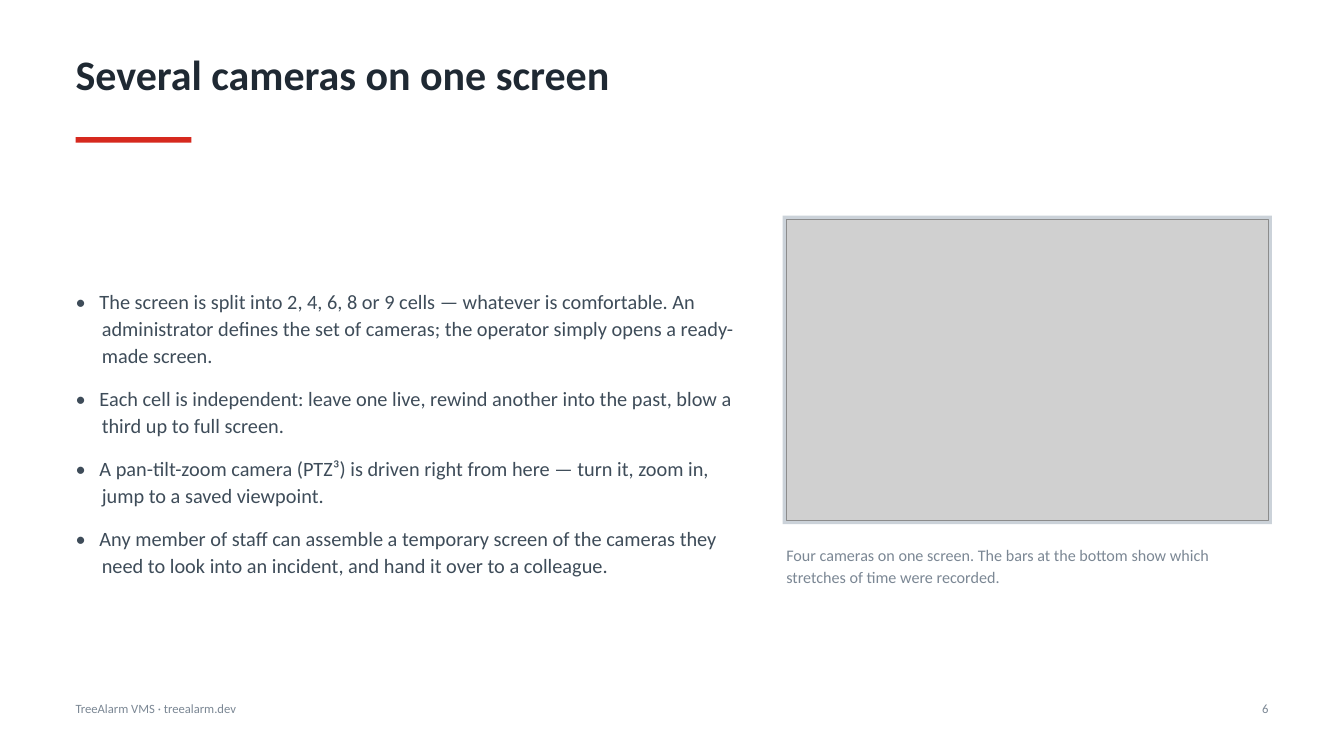
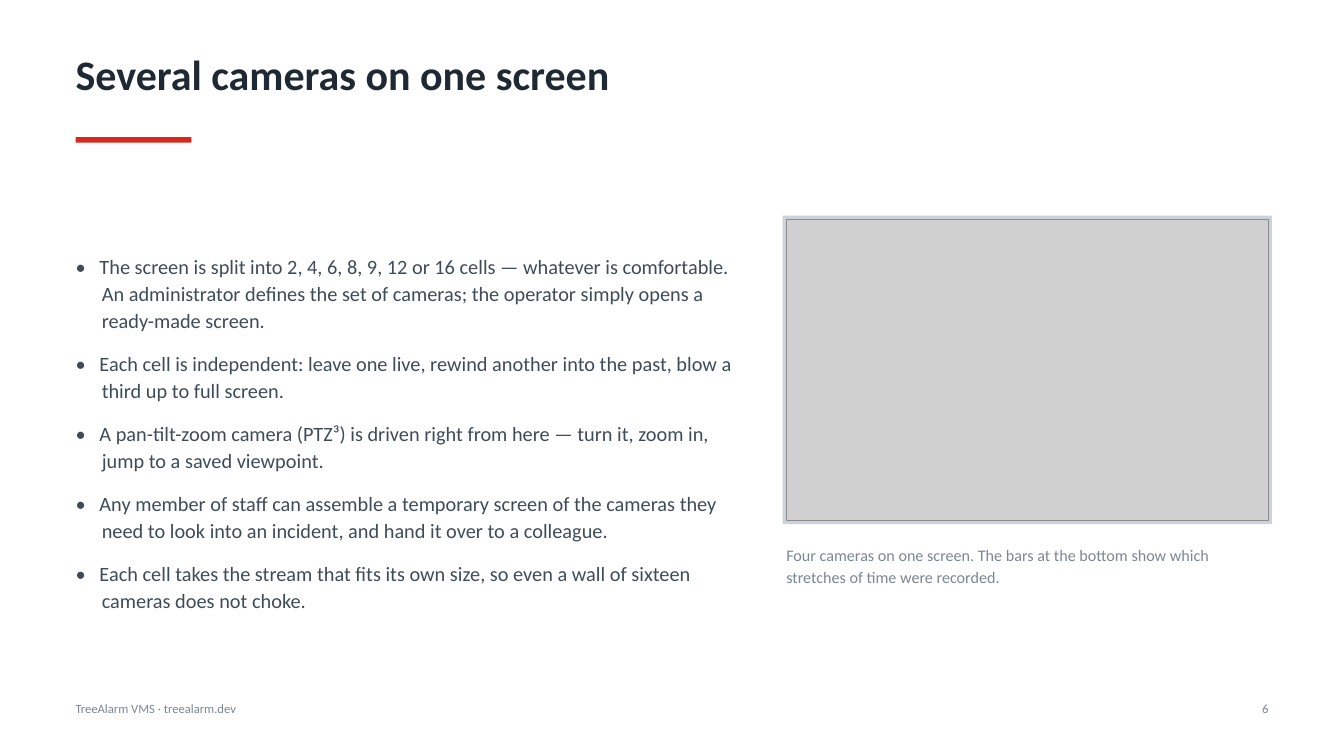
Before and after one commit to treealarm/ta_vms, a slide deck: slide 6 of docs/TreeAlarm-VMS-2026-en.pptx. Drawn at 1344x756 pixels with LibreOffice and Linux fonts; fonts in the diff are those of the drawing; grey boxes stand for pictures. Boxes give left, top, right and bottom in pixels: in the first picture for what was removed or moved away, otherwise in the second. Text is boxed around its words. In the diff, an @@ line names an element or a change of style, - is before the commit and + after.

```diff
--- a/docs/TreeAlarm-VMS-2026-en.pptx
+++ b/docs/TreeAlarm-VMS-2026-en.pptx
@@ text at [99,260,729,332]: text changed @@
-• The screen is split into 2, 4, 6, 8 or 9 cells — whatever is comfortable. An administrator defines the set of cameras; the operator simply opens a ready-made screen.
+• The screen is split into 2, 4, 6, 8, 9, 12 or 16 cells — whatever is comfortable. An administrator defines the set of cameras; the operator simply opens a ready-made screen.
@@ text at [99,567,690,608]: paragraph added @@
+• Each cell takes the stream that fits its own size, so even a wall of sixteen cameras does not choke.
```
Also in this commit, not shown: 25 other slides changed, 2 slides added, 3 other files.
